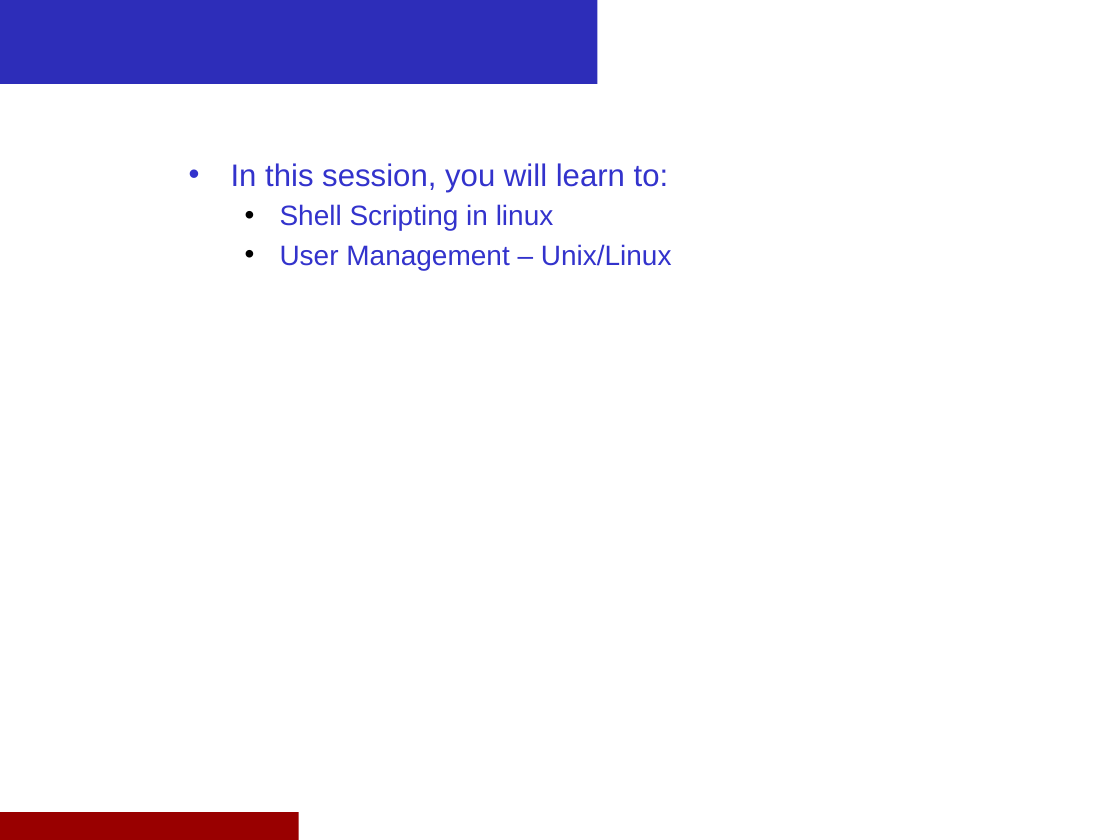
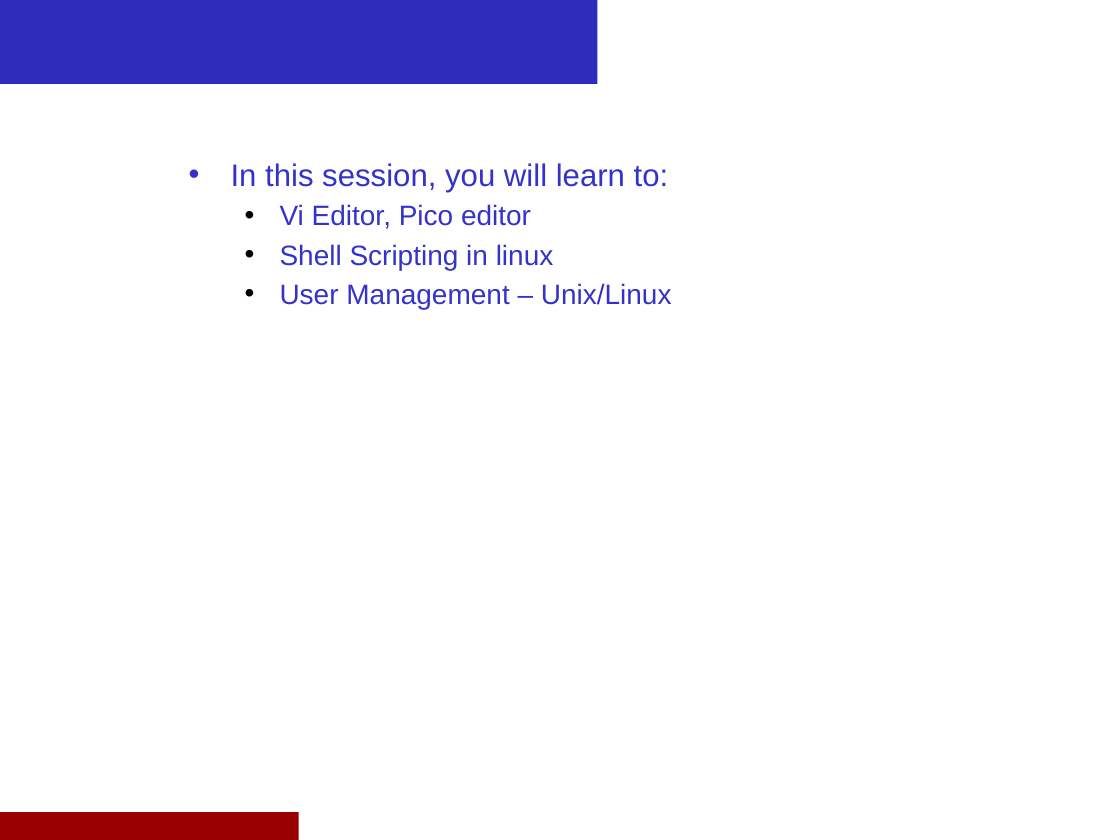
Before and after one commit to cpowel10/devops, a slide deck: slide 1 of 04_Linux_Session5_Shell_Scipting_User.pptx. Drawn at 1120x840 pixels with LibreOffice and Linux fonts; fonts in the diff are those of the drawing; background and template pictures are left out. Boxes give left, top, right and bottom in pixels: in the first picture for what was removed or moved away, otherwise in the second. Text is boxed around its words. In the diff, an @@ line names an element or a change of style, - is before the commit and + after.

```diff
--- a/04_Linux_Session5_Shell_Scipting_User.pptx
+++ b/04_Linux_Session5_Shell_Scipting_User.pptx
@@ text at <box>280,204,531,229</box>: paragraph added @@
+  • Vi Editor, Pico editor
```
Also in this commit, not shown: 1 other file.
